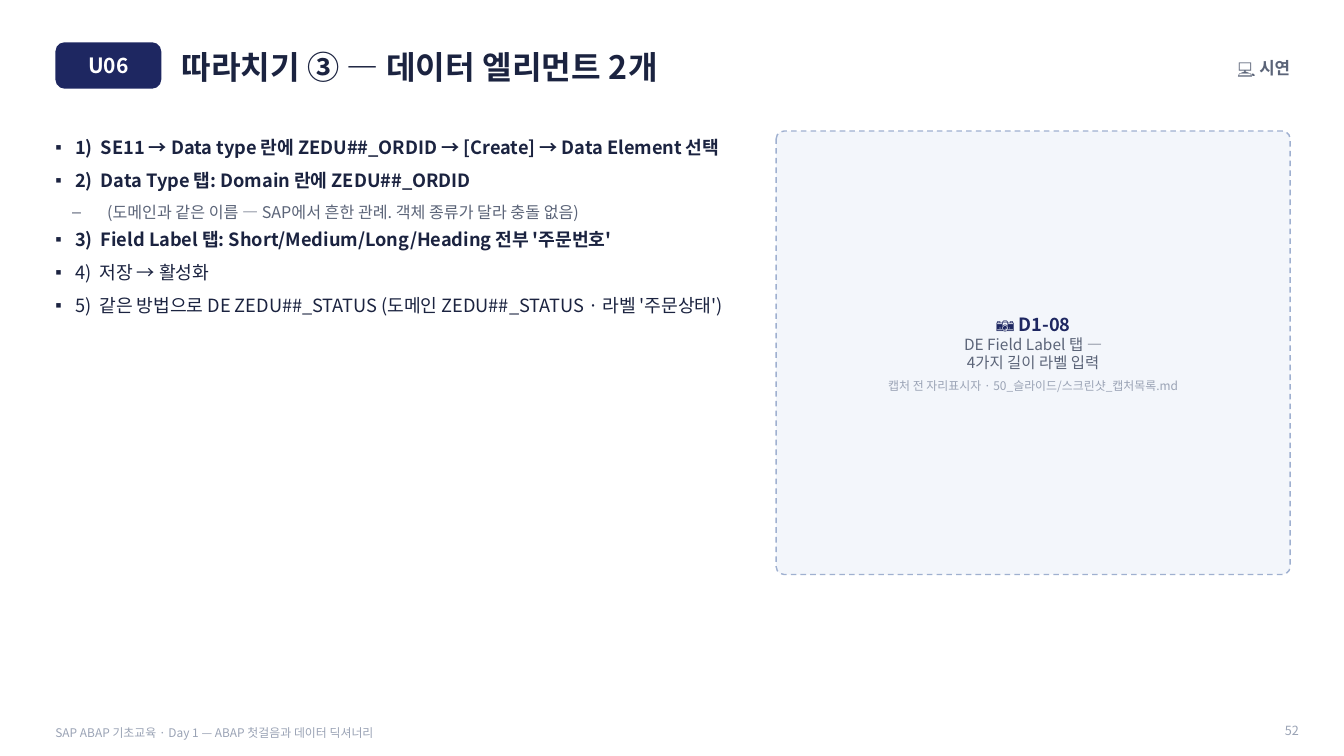
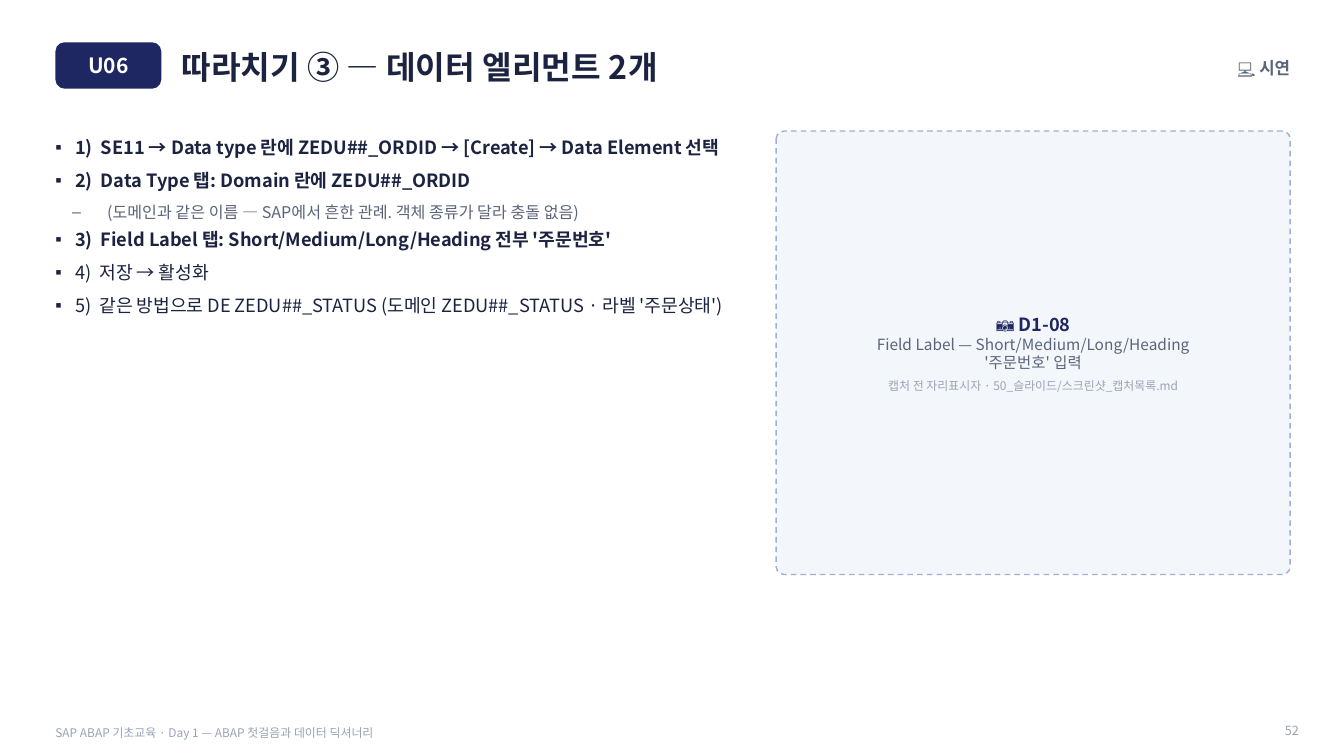
Before and after one commit to qdwe93/abap_beginner_2026, a slide deck: slide 52 of 50_슬라이드/SLIDES_Day1.pptx. Drawn at 1344x756 pixels with LibreOffice and Linux fonts; fonts in the diff are those of the drawing. Boxes give left, top, right and bottom in pixels: in the first picture for what was removed or moved away, otherwise in the second. Text is boxed around its words. In the diff, an @@ line names an element or a change of style, - is before the commit and + after.

```diff
--- a/50_슬라이드/SLIDES_Day1.pptx
+++ b/50_슬라이드/SLIDES_Day1.pptx
@@ text at bbox=[877, 338, 1190, 369]: text changed @@
-DE Field Label 탭 —
-4가지 길이 라벨 입력
+Field Label — Short/Medium/Long/Heading
+'주문번호' 입력
```
Also in this commit, not shown: 9 other slides changed, 6 other files.
